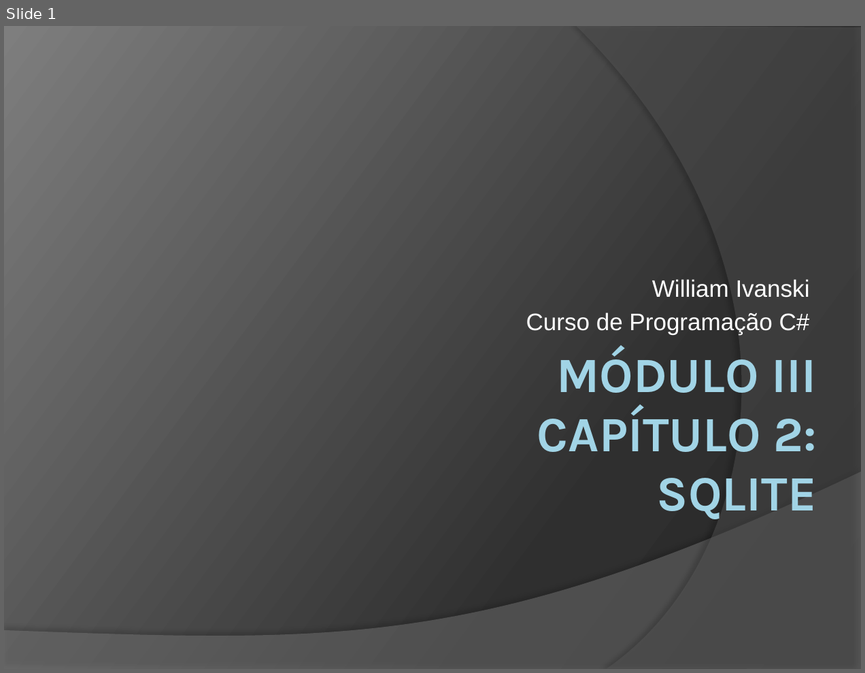
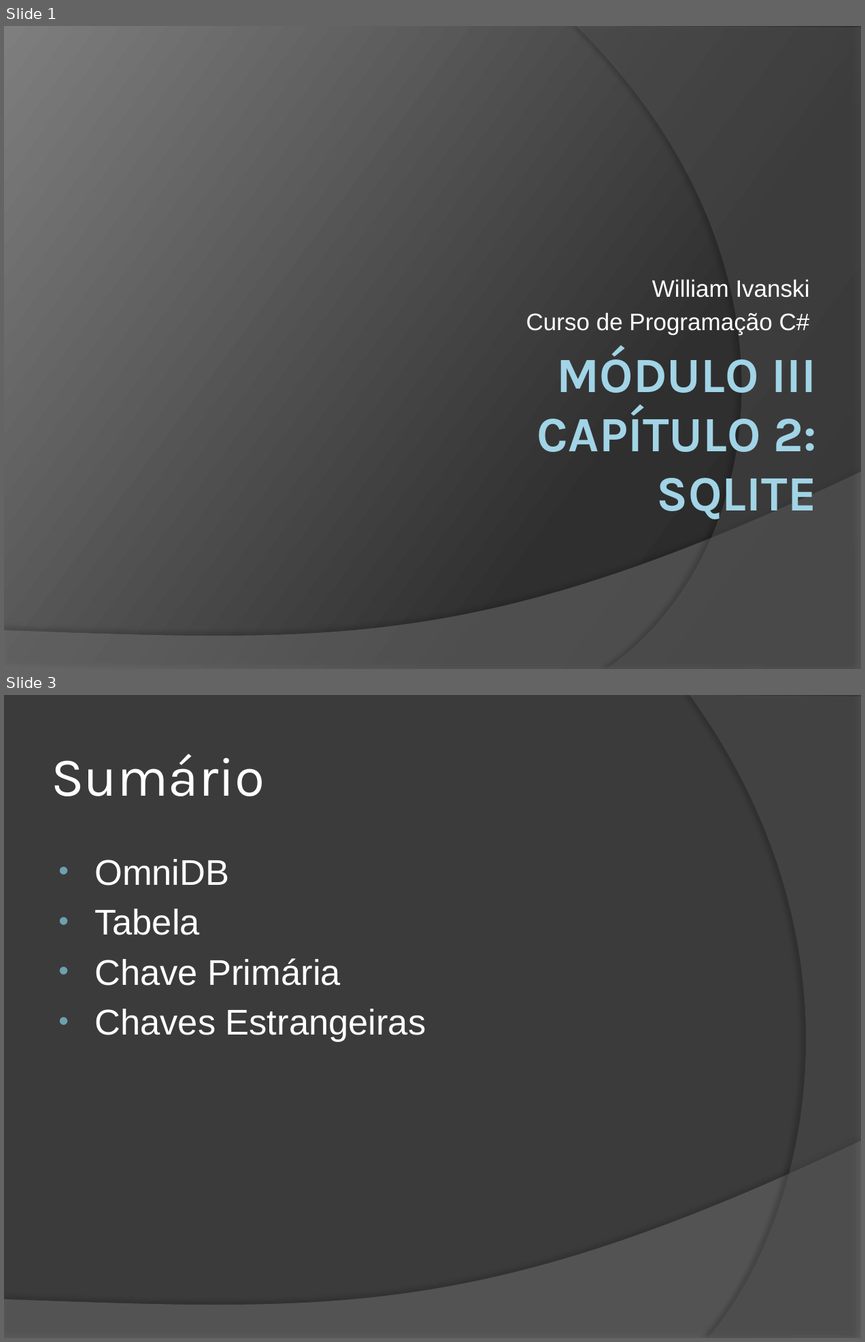
Before and after one commit to wind39/wind39.github.io, a slide deck: curso/modulo3capitulo2.pptx. Shown one above the other, each under a label of ours: slide 1 before the commit, slides 1 and 3 after it; the slides between them are not shown. The pictures are 865x673 and 865x1342 pixels, drawn with LibreOffice and Linux fonts; fonts in the diff are those of the drawing. Boxes give left, top, right and bottom in pixels: in the first picture for what was removed or moved away, otherwise in the second. Text is boxed around its words. In the diff, an @@ line names an element or a change of style, - is before the commit and + after.

```diff
--- a/curso/modulo3capitulo2.pptx
+++ b/curso/modulo3capitulo2.pptx
@@ slide 3 added at bbox=[4, 695, 861, 1338], background #3B3B3B; not listed: 1 template element that a slide beside it also shows @@
@@ freeform shape added at bbox=[689, 695, 861, 1338], fill #5E5E5E at 40% opacity @@
@@ title added at bbox=[51, 753, 264, 796], 46 pt, text #FFFFFF @@
+Sumário
@@ text added at bbox=[94, 859, 426, 1042], 30 pt, text #FFFFFF @@
+• OmniDB
+• Tabela
+• Chave Primária
+• Chaves Estrangeiras
```
Also in this commit, not shown: 1 slide changed, 24 other slides added, 16 other files.
